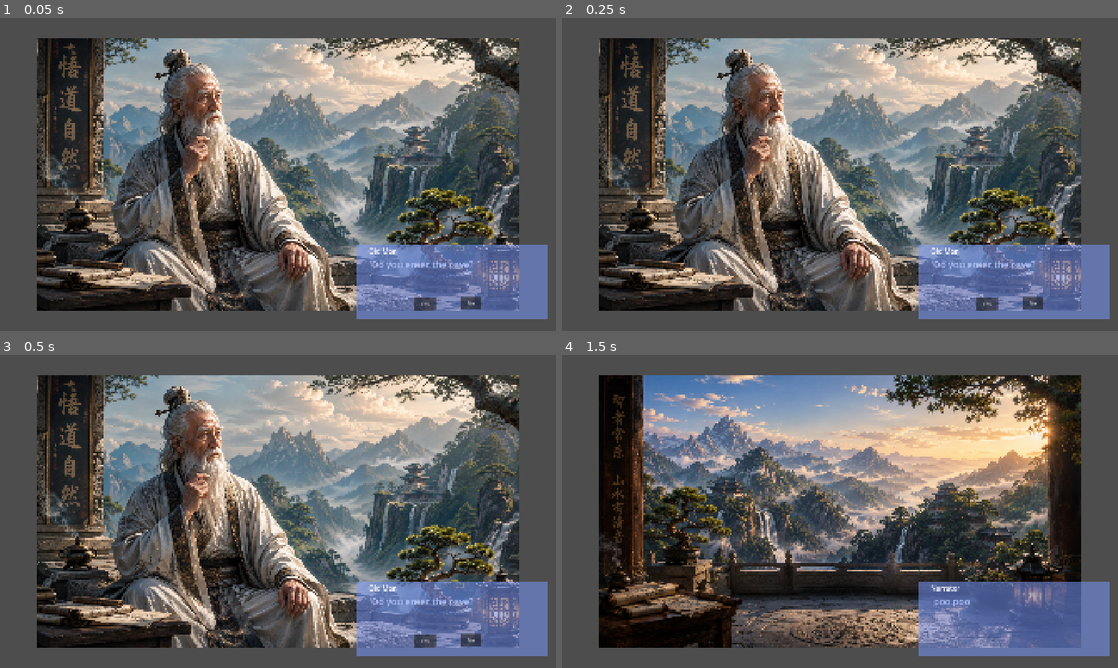
Above: before the commit, frames 1-4 (two rows, left to right).
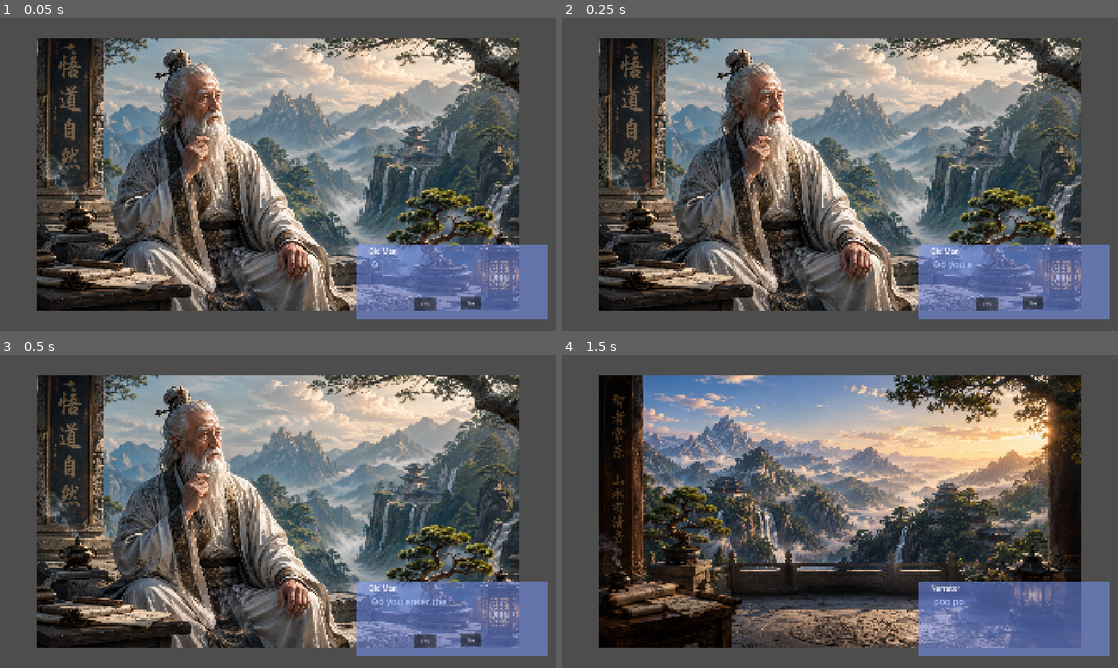
Above: after the commit, the same moments.

Repository: hanchyan/leoGodot
Game: Godot game, scene res://node_2d.tscn
Same seed, same stepped clock (60 frames per second), same inputs: the game is played once before the commit and once after it.
Inputs:
- Up to frame 1 (0.05 s): no input
- Up to frame 2 (0.25 s): no input
- Up to frame 3 (0.5 s): no input
- Up to frame 4 (1.5 s): click "Yes" at 0.5 s; click "No" at 1.25 s

The runs differ from the first frame. In frame 1, 1.6% of the frame differs, in the area x 6-94%, y 38-94%; in frame 2, 1.6%; in frame 3, 1.5%; in frame 4, 1.8%, in the area x 7-90%, y 18-94%.

Commit message:
added typewriter effect

Diff:
--- a/canvas_layer.gd
+++ b/canvas_layer.gd
@@ -6,9 +6,14 @@
 @onready var text_label = $Panel/Label
 @onready var button1 = $Panel/Button
 @onready var button2 = $Panel/Button2
+@onready var text_timer = $Panel/TextTimer
 
 var dialogue = {}
 var current_node = "start"
+
+#two vars below are for typewriter effet
+var full_text = ""
+var current_char = 0
 
 func _ready():
 	load_dialogue()
@@ -26,7 +31,13 @@
 	var node = dialogue[current_node]
 
 	speaker_label.text = node["speaker"]
-	text_label.text = node["text"]
+	full_text = node["text"]
+	current_char = 0
+	text_label.text = ""
+	text_timer.start()
+
+
+
 
 	if node.has("portrait"):
 		var resource = load(node["portrait"])
@@ -70,3 +81,10 @@
 func _on_button_2_pressed():
 	current_node = dialogue[current_node]["choices"][1]["next"]
 	show_node()
+
+func _on_text_timer_timeout():
+	if current_char < full_text.length():
+		text_label.text += full_text[current_char]
+		current_char += 1
+	else:
+		text_timer.stop()
--- a/dialogue.json
+++ b/dialogue.json
@@ -17,7 +17,7 @@
 
   "cave": {
 	"speaker": "Narrator",
-	"portrait": "res://portraits/cave2.png",
+	"portrait": "res://portraits/test.png",
 
 	"text": "It's dark inside. Continue?",
 	"choices": [
--- a/node_2d.tscn
+++ b/node_2d.tscn
@@ -22,7 +22,8 @@
 
 [node name="Portrait" type="AnimatedSprite2D" parent="CanvasLayer/Panel" unique_id=1256972654]
 z_as_relative = false
-position = Vector2(-273, -243)
+position = Vector2(-273.00006, -243.49998)
+scale = Vector2(0.99999994, 0.9990741)
 sprite_frames = ExtResource("2_epypp")
 animation = &"idle"
 
@@ -58,9 +59,13 @@
 offset_bottom = 28.0
 theme_override_font_sizes/font_size = 24
 
+[node name="TextTimer" type="Timer" parent="CanvasLayer/Panel" unique_id=1705655132]
+wait_time = 0.030000000000000002
+
 [node name="MusicPlayer" type="AudioStreamPlayer" parent="CanvasLayer" unique_id=1774135482]
 stream = ExtResource("2_0e48y")
 autoplay = true
 
 [connection signal="pressed" from="CanvasLayer/Panel/Button" to="CanvasLayer" method="_on_button_pressed"]
 [connection signal="pressed" from="CanvasLayer/Panel/Button2" to="CanvasLayer" method="_on_button_2_pressed"]
+[connection signal="timeout" from="CanvasLayer/Panel/TextTimer" to="CanvasLayer" method="_on_text_timer_timeout"]
Not shown, changed: assets/music/20250523(dadadadada) - 2026:06:20, 17.53.mp3.import
Binary file added: portraits/test.png
Not shown, added: portraits/test.png.import
